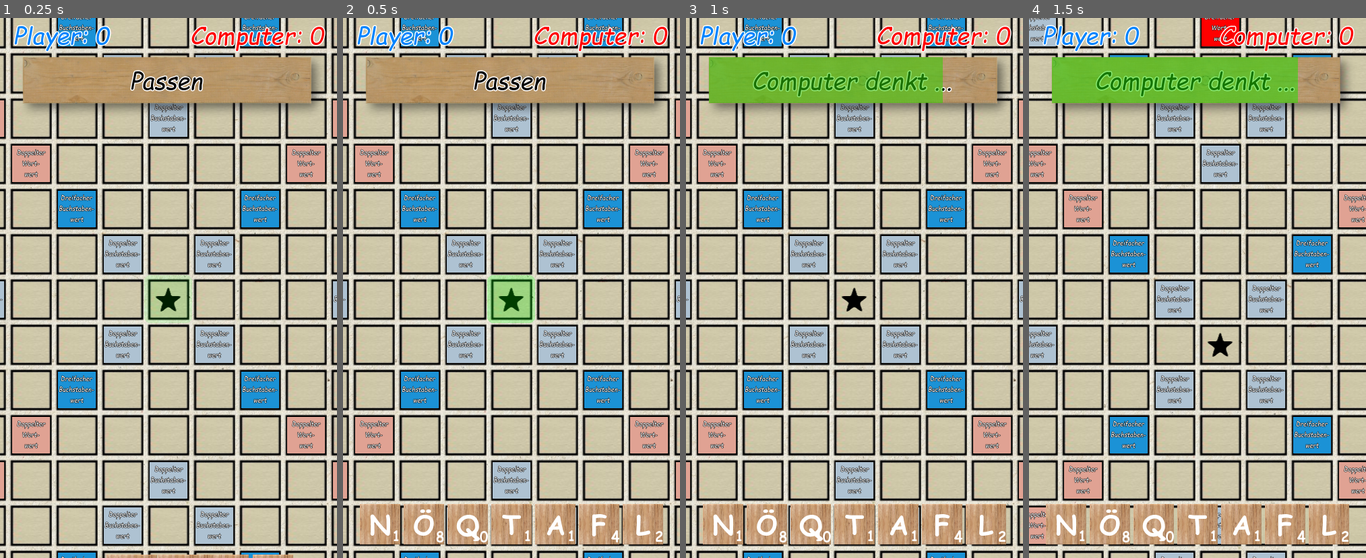
Above: before the commit, frames 1-4 (left to right).
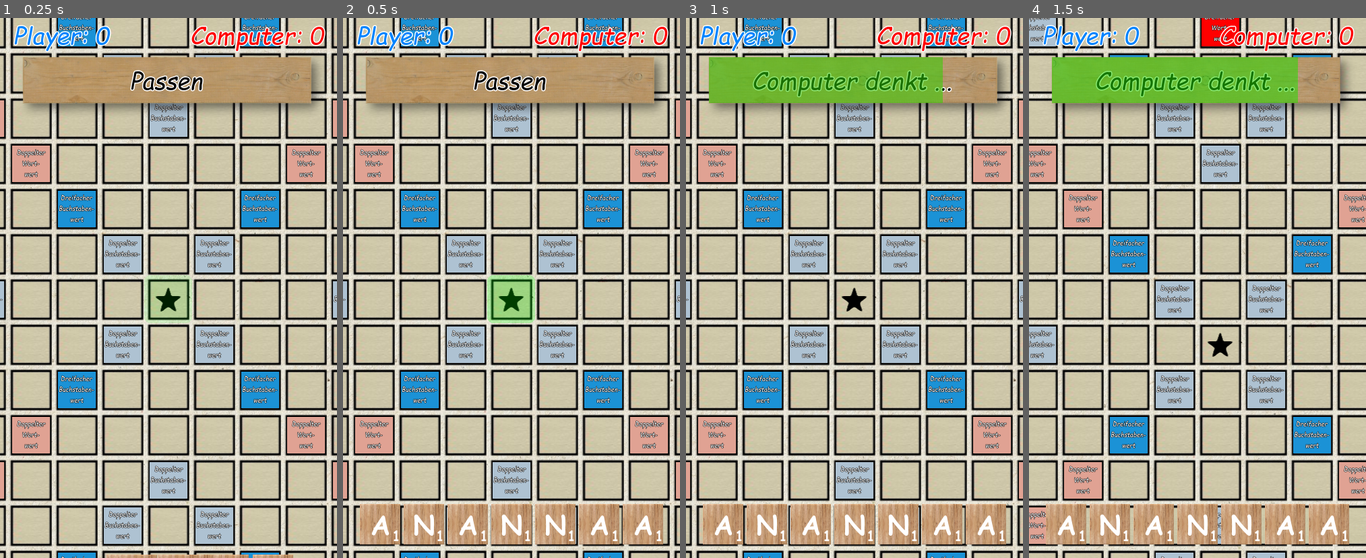
Above: after the commit, the same moments.

Repository: schaefchenaufderweide/scrabble
Game: Godot game, scene res://scenes/Main.tscn
The game is run twice, just before and just after one commit, with the same random seed, the same clock (stepped at 60 frames per second) and the same inputs.
Inputs (mouse positions are in pixels of both pictures, inside the frame that each line leads up to):
- Up to frame 1 (0.25 s): no input
- Up to frame 2 (0.5 s): no input
- Up to frame 3 (1 s): click "Passen" at 0.5 s
- Up to frame 4 (1.5 s): tap Enter at 1.25 s; drag from (1059, 28) to (1197, 298) at 1.27 s

Frame 1 is identical in both runs. In frame 2, 1.2% of the frame differs, in the area x 8-95%, y 91-98%; in frame 3, 1.2%; in frame 4, 1.2%.

Commit message:
1.1 spielende begonnen ... IN PROGRESS (25.12)

Diff:
--- a/scripts/computerzug.gd
+++ b/scripts/computerzug.gd
@@ -316,11 +316,6 @@
 			single_pattern = ".{0," + str(abst_vorn) + "}" + wort + ".{0," + str(abst_hinten) + "}"
 			if not single_pattern in patterns:
 				patterns.append(single_pattern)
-	# TODO patterns tw. falsch ( mit -2!!!!)
-	#print(waag_oder_senkrecht, " ", reihe_oder_spalte_nr)
-	#print(buchstaben_dict)
-	#print(pattern)
-	#print("Dauer: ", Time.get_ticks_msec() - timer_start)
 
 	return [alle_woerter_all, patterns]
 
@@ -353,8 +348,7 @@
 			continue
 
 		var wortbeginn_wort
-		#var position = single_match.get_start()
-		#print("Gefunden: ", single_match_txt)
+
 
 		if not alle_woerter_all: # neues spiel - leeres brett, computer legt nur waagrecht
 			var fehlende_buchstaben = single_match_txt.split()
@@ -375,6 +369,9 @@
 			var wort = wort_lst[0]
 			if wort == single_match_txt:
 				continue
+
+
+
 			var teilwort_beginn = wort_lst[1]
 			var alle_stellen = []
 			var suche_stelle_beginn = 0
@@ -415,6 +412,8 @@
 				var lege_dict = ergebnis_lege_dict[0]
 				var verwendet_fragezeichen = ergebnis_lege_dict[1]
 
+
+
 				if lege_dict:
 					#print("möglich: ", single_match_txt)
 					#print("singlematch_txt stripped: ", single_match_txt, "singlematch_txt: ", single_match.get_string())
@@ -425,6 +424,9 @@
 			#print("Dauer: ", Time.get_ticks_msec() - timer_start)
 		#print("Dauer: ", Time.get_ticks_msec() - timer_start)
 	return moegliche_woerter
+
+
+
 
 func get_lege_dict_for_new_game(single_match_txt):
 
@@ -507,6 +509,7 @@
 
 	return [lege_dict, verwendet_fragezeichen]
 
+
 func sort_by_punkte(woerter):
 	woerter.sort_custom(func(a, b): return a[1] > b[1])
 	return woerter
@@ -536,7 +539,7 @@
 		fragezeichen_zellen = find_fragezeichen_zellen(zu_legende_buchstaben_dict)
 	else:
 		fragezeichen_zellen = []
-	# todo: fragezeichen für computer!
+
 	var ergebnis = global_concepts.get_punkte(alle_woerter, zu_legende_buchstaben_dict.keys(), fragezeichen_zellen)
 	var punkte = ergebnis[0]
 	var new_punkte_labels = ergebnis[1]
@@ -586,8 +589,27 @@
 			#computer_buchstaben_dict[buchst] += 1
 		#
 	#
-	#
 func hat_alle_buchstaben(fehlende_buchstaben, computer_buchstaben):
+	if len(fehlende_buchstaben) > len(computer_buchstaben):
+		return [false, false]
+	var uses_fragezeichen = false
+	var check_computer_buchstaben = computer_buchstaben.duplicate()
+	fehlende_buchstaben = Array(fehlende_buchstaben)
+
+	for buch in fehlende_buchstaben:
+		#print("verbliebene: ", check_computer_buchstaben)
+		if buch in check_computer_buchstaben:
+			check_computer_buchstaben.erase(buch)
+		elif "?" in check_computer_buchstaben:
+			check_computer_buchstaben.erase("?")
+			uses_fragezeichen = true
+
+		else:
+			#print("fehlendes ", buch)
+			return [false, false]
+	return [true, uses_fragezeichen]
+
+func hat_alle_buchstaben_old(fehlende_buchstaben, computer_buchstaben):
 	var uses_fragezeichen = false
 	#var fragezeichen_zur_verfuegung = computer_buchstaben.count("?")
 	#var eingesetzte_fragezeichen = {}
@@ -643,10 +665,12 @@
 
 	elif not sort_erlaubte_woerter:
 		global_concepts.punkte_labels[[7,7]] = ["Computer passt ..."]
+		if not global_concepts.buchstaben_im_sackerl:
+			global_concepts.last_round = true
 		#print("Computer passt ... (Buchstaben: ", computer_buchstaben, ")")
 
 	else:
-		#print("Computer passt nicht ... (Buchstaben: ", computer_buchstaben, ")")
+		global_concepts.last_round = false
 		lege_steine(sort_erlaubte_woerter[0])
 		var punkte = sort_erlaubte_woerter[0][1]
 		var new_punkte_labels = sort_erlaubte_woerter[0][2]
--- a/scripts/global_concepts.gd
+++ b/scripts/global_concepts.gd
@@ -40,7 +40,7 @@
 
 var spielfeld_is_locked = false
 #var waiting_for_option_pick = false
-
+var last_round = false
 var an_der_reihe
 var wortliste_txt
 var wortliste_dict
@@ -393,6 +393,14 @@
 		player.steine_tauschen()
 	elif zug_beenden_button_label.text == "Passen":
 		player_zug_erlaubt = true
+		if not buchstaben_im_sackerl:
+			last_round = true
+	elif zug_beenden_button_label.text == "Spielende":
+		print("Spielende!")
+		pass
+		# TODO!!!!!
+
+
 	else:
 		player_zug_erlaubt = is_zug_gueltig(allowed_felder, gelegte_woerter)
 
@@ -611,8 +619,10 @@
 		zug_beenden_button.disabled = false
 		#animation_player.stop("computer_denkt")
 		#animation_player.play("RESET")
-		zug_beenden_button_label.text = "Passen"
-
+		if not last_round:
+			zug_beenden_button_label.text = "Passen"
+		else:
+			zug_beenden_button_label.text = "Spielende"
 		computerdenkt_fortschrittanzeige.visible = false
 
 		computerzug.aktiv = false
@@ -626,7 +636,10 @@
 
 		zug_beenden_button_label.text = "Steine tauschen"
 	elif not frisch_belegt:
-		zug_beenden_button_label.text = "Passen"
+		if not last_round:
+			zug_beenden_button_label.text = "Passen"
+		else:
+			zug_beenden_button_label.text = "Spielende"
 	else:
 		zug_beenden_button_label.text = "Wort legen"
 
@@ -704,7 +717,7 @@
 	zug_beenden_button.label.visible = true
 
 
-	print(button_txt, " picked")
+	#print(button_txt, " picked")
 
 	if art == "Fragezeichen ersetzen":
 		assert (ersetzen_dict)
--- a/scripts/global_game_settings.gd
+++ b/scripts/global_game_settings.gd
@@ -3,36 +3,40 @@
 var anzahl_steine_pro_hand = 7
 var abstand_zwischen_steinen = 5
 var anzahl_felder = 15
-var spielsteine_start = {"E": {"Anzahl": 15, "Wert": 1},
-						"N": {"Anzahl": 9, "Wert": 1},
-						"S": {"Anzahl": 7, "Wert": 1},
-						"I": {"Anzahl": 6, "Wert": 1},
-						"R": {"Anzahl": 6, "Wert": 1},
-						"T": {"Anzahl": 6, "Wert": 1},
-						"U": {"Anzahl": 6, "Wert": 1},
-						"A": {"Anzahl": 5, "Wert": 1},
-						"D": {"Anzahl": 4, "Wert": 1},
-						"H": {"Anzahl": 4, "Wert": 2},
-						"G": {"Anzahl": 3, "Wert": 2},
-						"L": {"Anzahl": 3, "Wert": 2},
-						"O": {"Anzahl": 3, "Wert": 2},
-						"M": {"Anzahl": 4, "Wert": 3},
-						"B": {"Anzahl": 2, "Wert": 3},
-						"W": {"Anzahl": 1, "Wert": 3},
-						"Z": {"Anzahl": 1, "Wert": 3},
-						"C": {"Anzahl": 2, "Wert": 4},
-						"F": {"Anzahl": 2, "Wert": 4},
-						"K": {"Anzahl": 2, "Wert": 4},
-						"P": {"Anzahl": 1, "Wert": 4},
-						"Ä": {"Anzahl": 1, "Wert": 6},
-						"J": {"Anzahl": 1, "Wert": 6},
-						"Ü": {"Anzahl": 1, "Wert": 6},
-						"V": {"Anzahl": 1, "Wert": 6},
-						"Ö": {"Anzahl": 1, "Wert": 8},
-						"X": {"Anzahl": 2, "Wert": 8},
-						"Q": {"Anzahl": 1, "Wert": 10},
-						"Y": {"Anzahl": 1, "Wert": 10},
-						"?": {"Anzahl": 2, "Wert": 0}}
+
+#var spielsteine_start = {"E": {"Anzahl": 15, "Wert": 1},
+						#"N": {"Anzahl": 9, "Wert": 1},
+						#"S": {"Anzahl": 7, "Wert": 1},
+						#"I": {"Anzahl": 6, "Wert": 1},
+						#"R": {"Anzahl": 6, "Wert": 1},
+						#"T": {"Anzahl": 6, "Wert": 1},
+						#"U": {"Anzahl": 6, "Wert": 1},
+						#"A": {"Anzahl": 5, "Wert": 1},
+						#"D": {"Anzahl": 4, "Wert": 1},
+						#"H": {"Anzahl": 4, "Wert": 2},
+						#"G": {"Anzahl": 3, "Wert": 2},
+						#"L": {"Anzahl": 3, "Wert": 2},
+						#"O": {"Anzahl": 3, "Wert": 2},
+						#"M": {"Anzahl": 4, "Wert": 3},
+						#"B": {"Anzahl": 2, "Wert": 3},
+						#"W": {"Anzahl": 1, "Wert": 3},
+						#"Z": {"Anzahl": 1, "Wert": 3},
+						#"C": {"Anzahl": 2, "Wert": 4},
+						#"F": {"Anzahl": 2, "Wert": 4},
+						#"K": {"Anzahl": 2, "Wert": 4},
+						#"P": {"Anzahl": 1, "Wert": 4},
+						#"Ä": {"Anzahl": 1, "Wert": 6},
+						#"J": {"Anzahl": 1, "Wert": 6},
+						#"Ü": {"Anzahl": 1, "Wert": 6},
+						#"V": {"Anzahl": 1, "Wert": 6},
+						#"Ö": {"Anzahl": 1, "Wert": 8},
+						#"X": {"Anzahl": 2, "Wert": 8},
+						#"Q": {"Anzahl": 1, "Wert": 10},
+						#"Y": {"Anzahl": 1, "Wert": 10},
+						#"?": {"Anzahl": 2, "Wert": 0}}
+
+# DEBUG!!!
+var spielsteine_start = {"A": {"Anzahl": 7, "Wert": 1}, "N": {"Anzahl": 7, "Wert": 1}}
 
 var spezialfelder = {"dreifacher Wortwert": [[0,0], [7,0], [14, 0], [0, 7], [14,7], [0, 14], [7,14], [14,14]],
 					"doppelter Wortwert": [[1,1],[2,2], [3,3], [4,4], [10, 4], [11, 3], [12,2], [13,1],[1, 13], [2,12], [3,11], [4,10], [10,10], [11,11], [12,12], [13,13]],
@@ -40,6 +44,9 @@
 					"doppelter Buchstabenwert": [[3,0], [11,0], [0,3],[6,2],[8,2],[7,3],[2,6],[6,6],[8,6],[12,6],[3,7],[11,7],[2,8],[6,8],[8,8],[12,8],[0,11],[7,11],[14,11],[6,12],[8,12],[3,14],[11,14]],
 					"Mitte": [[7,7]]}
 
+
+
 var computer_tausch_schwelle_wert = 5
+
 #var computer_denktiefe = 100
 #var allowed_letters = spielsteine_start.keys()
--- a/scripts/hand.gd
+++ b/scripts/hand.gd
@@ -45,6 +45,9 @@
 
 func ziehe_steine():
 
+	if not global_concepts.buchstaben_im_sackerl:
+		print("buchstaben sind aus!")
+		return
 	var anzahl_steine = GlobalGameSettings.anzahl_steine_pro_hand
 	var abstand = GlobalGameSettings.abstand_zwischen_steinen
 
@@ -85,12 +88,15 @@
 func get_buchstaben():
 	var buchstaben = []
 	for stein_nr in steine_dict:
-		buchstaben.append(steine_dict[stein_nr].label_buchstabe.text)
+		if steine_dict[stein_nr]:  # nicht leer
+			buchstaben.append(steine_dict[stein_nr].label_buchstabe.text)
 	return buchstaben
 
 func get_markierte_steine():
 	var markierte_steine = []
 	for stein_nr in steine_dict:
+		if not steine_dict[stein_nr]:
+			continue
 		if steine_dict[stein_nr].eintauschen_sprite.visible:
 			markierte_steine.append(stein_nr)
 
@@ -119,6 +125,8 @@
 	zum_tausch_markieren()
 
 func check_markieren():
+	if not global_concepts.buchstaben_im_sackerl:
+		return
 	if not get_markierte_steine():
 		timer.start()
 		#print("Timer start")
@@ -132,7 +140,7 @@
 		if not frisch_belegt:
 			global_concepts.dragged_stein.zum_tausch_markieren()
 
-			global_concepts.change_zug_beenden_label(frisch_belegt, steine_dict)
+			global_concepts.change_zug_beenden_label(frisch_belegt)
 
 func steine_tauschen():
 	var markierte_steine = get_markierte_steine()
Not shown, changed: roadmap.txt
Not shown, changed: wortliste.txt
